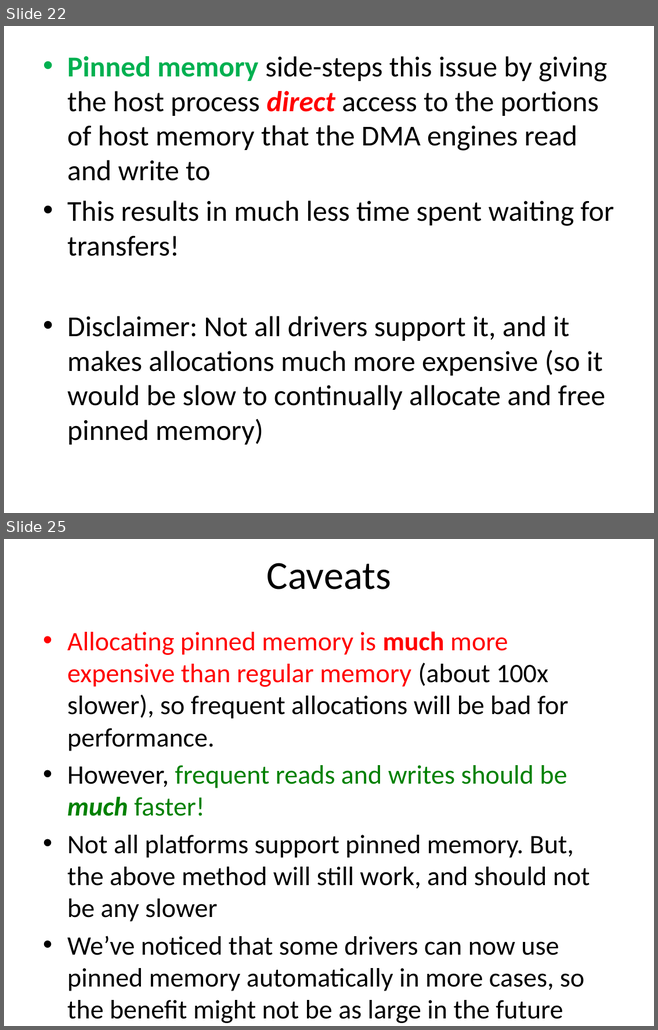
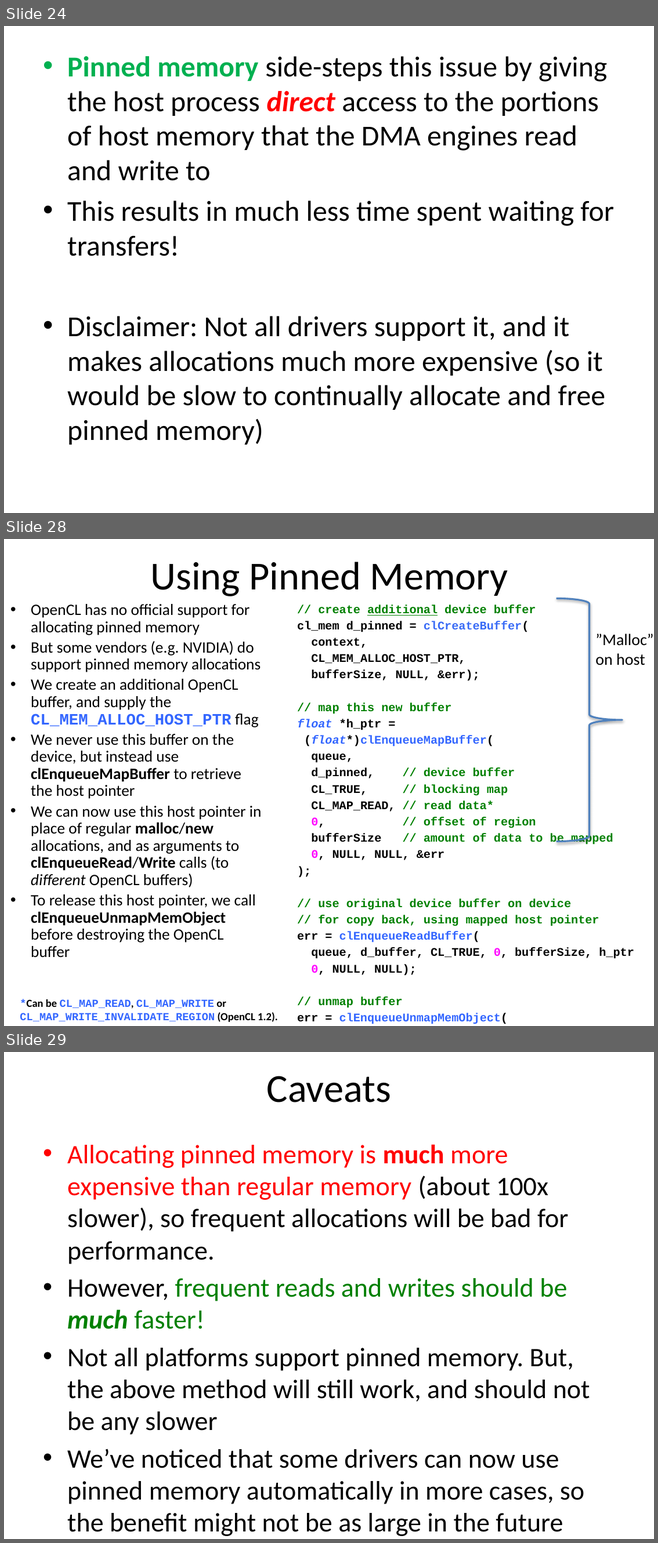
Before and after one commit to UoB-HPC/opencl-training-slides, a slide deck: advanced_part1.pptx. Shown one above the other, each under a label of ours: slides 22 and 25 before the commit, slides 24, 28 and 29 after it; the slides between them are not shown. The pictures are 658x1030 and 658x1543 pixels, drawn with LibreOffice and Linux fonts; fonts in the diff are those of the drawing. Boxes give left, top, right and bottom in pixels: in the first picture for what was removed or moved away, otherwise in the second. Text is boxed around its words. In the diff, an @@ line names an element or a change of style, - is before the commit and + after.

```diff
--- a/advanced_part1.pptx
+++ b/advanced_part1.pptx
@@ slide 28 added at (4,539,654,1026), background #FFFFFF @@
@@ title added at (150,562,508,596), 44 pt, text #000000 @@
+Using Pinned Memory
@@ text added at (31,604,262,958), 17.6 pt, text #000000 @@
+• OpenCL has no official support for allocating pinned memory
+• But some vendors (e.g. NVIDIA) do support pinned memory allocations
+• We create an additional OpenCL buffer, and supply the CL_MEM_ALLOC_HOST_PTR flag
+• We never use this buffer on the device, but instead use clEnqueueMapBuffer to retrieve the host pointer
+• We can now use this host pointer in place of regular malloc/new allocations, and as arguments to clEnqueueRead/Write calls (to different OpenCL buffers)
+• To release this host pointer, we call clEnqueueUnmapMemObject before destroying the OpenCL buffer
@@ text added at (297,605,634,1008), 12.9 pt, text #000000, bold @@
+// create additional device buffer
+cl_mem d_pinned = clCreateBuffer(
+context,
+CL_MEM_ALLOC_HOST_PTR,
+bufferSize, NULL, &err);
+// map this new buffer
+float *h_ptr =
+(float*)clEnqueueMapBuffer(
+queue,
+d_pinned, // device buffer
+CL_TRUE, // blocking map
+CL_MAP_READ, // read data*
+0, // offset of region
+bufferSize // amount of data to be mapped
+0, NULL, NULL, &err
+);
+// use original device buffer on device
+// for copy back, using mapped host pointer
+err = clEnqueueReadBuffer(
+queue, d_buffer, CL_TRUE, 0, bufferSize, h_ptr
+0, NULL, NULL);
+// unmap buffer
+err = clEnqueueUnmapMemObject(
+queue, d_pinned, h_ptr, 0, NULL, NULL);
@@ right brace added at (556,598,622,841), outline #4F81BD 2 pt @@
@@ text added at (595,634,653,665), 18 pt, text #000000 @@
+”Malloc” on host
@@ text added at (20,1000,278,1022), 12 pt, text #3366FF, bold @@
+*Can be CL_MAP_READ, CL_MAP_WRITE or CL_MAP_WRITE_INVALIDATE_REGION (OpenCL 1.2).
@@ what was slide 22 is now slide 24 @@
@@ what was slide 25 is now slide 29 @@
```
Also in this commit, not shown: 6 slides changed, 4 other slides added.
